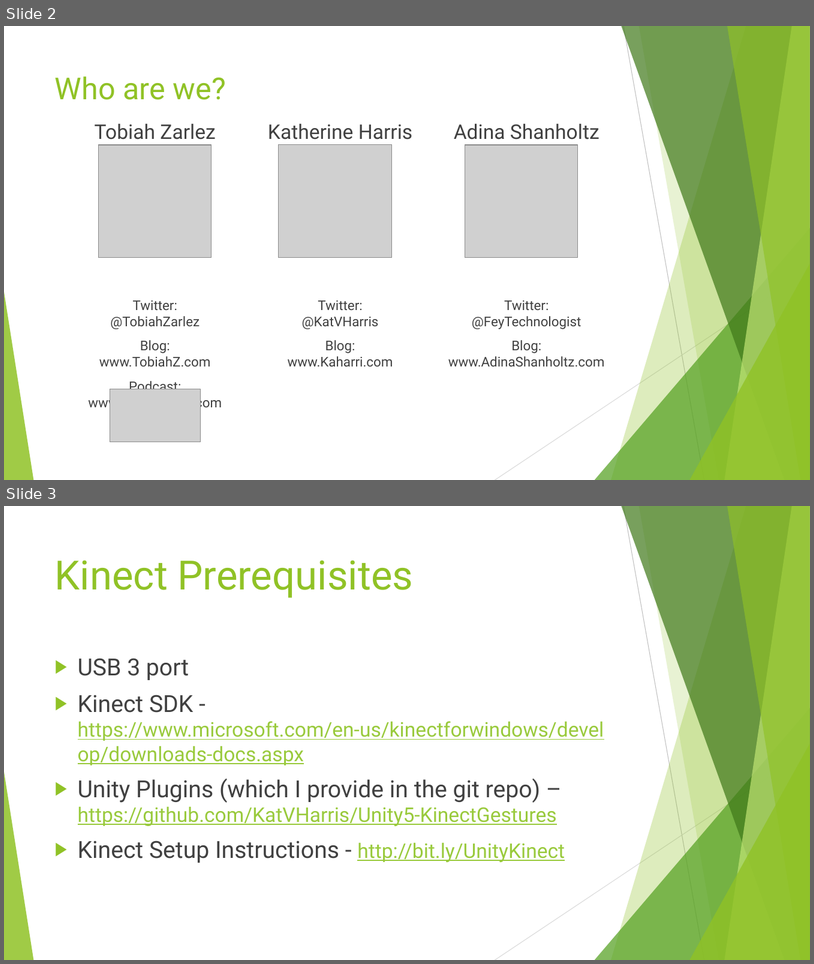
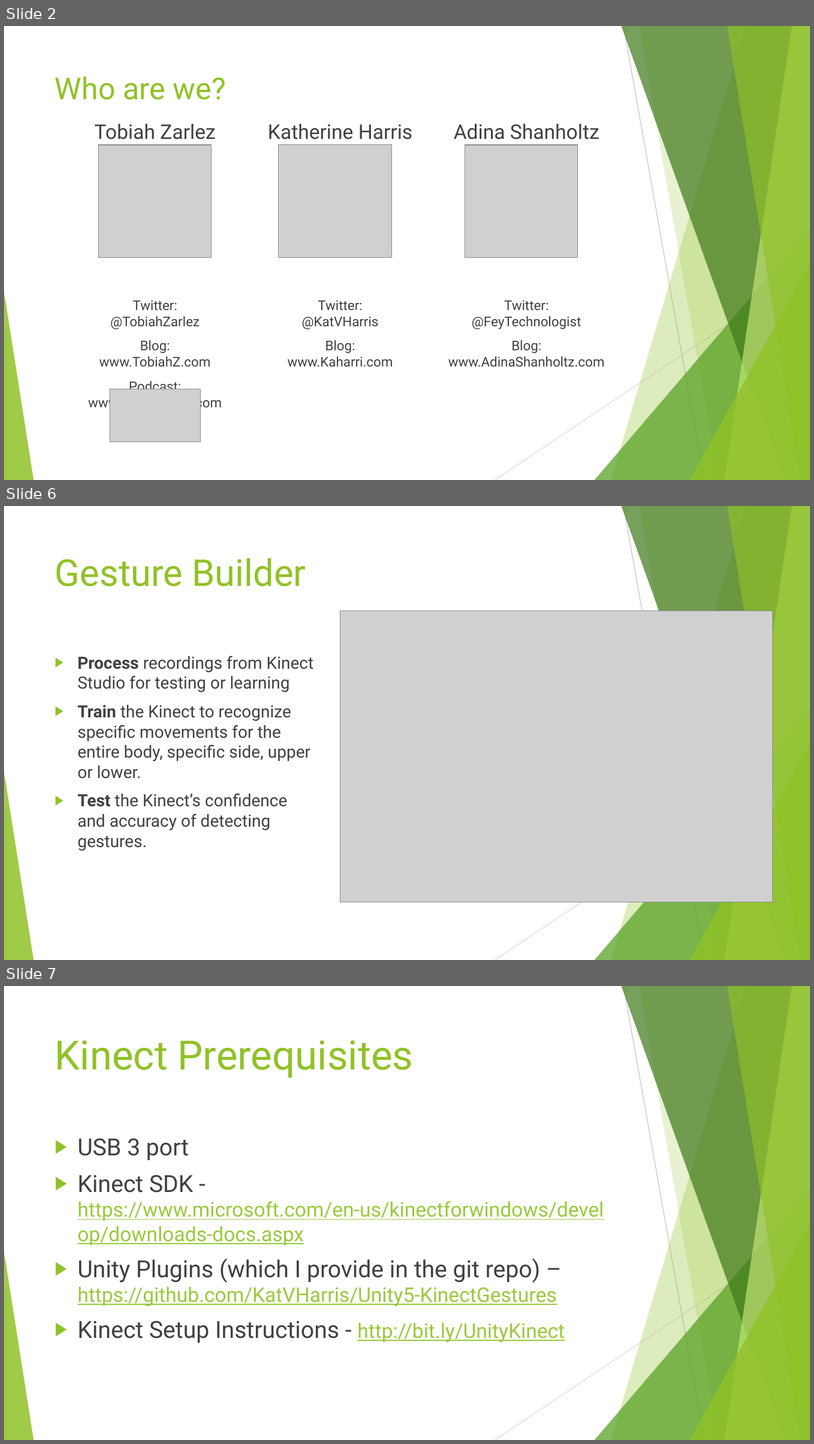
Before and after one commit to KatVHarris/Unity5-KinectGestures, a slide deck: KinectPresentation.pptx. Shown one above the other, each under a label of ours: slides 2 and 3 before the commit, slides 2, 6 and 7 after it; the slides between them are not shown. The pictures are 814x964 and 814x1444 pixels, drawn with LibreOffice and Linux fonts; fonts in the diff are those of the drawing; grey boxes stand for pictures. Boxes give left, top, right and bottom in pixels: in the first picture for what was removed or moved away, otherwise in the second. Text is boxed around its words. In the diff, an @@ line names an element or a change of style, - is before the commit and + after.

```diff
--- a/KinectPresentation.pptx
+++ b/KinectPresentation.pptx
@@ slide 6 added at (4, 506, 810, 960), background #FFFFFF; not listed: 10 template elements that a slide beside it also shows @@
@@ title added at (55, 558, 306, 586), 44 pt, text #90C226 @@
+Gesture Builder
@@ picture added at (341, 610, 773, 902) @@
@@ text added at (78, 655, 314, 850), 20 pt, text #404040 @@
+▶ Process recordings from Kinect Studio for testing or learning
+▶ Train the Kinect to recognize specific movements for the entire body, specific side, upper or lower.
+▶ Test the Kinect’s confidence and accuracy of detecting gestures.
@@ what was slide 3 is now slide 7 @@
```
Also in this commit, not shown: 1 slide changed, 4 other slides added, 1 slide removed, 2 other files.
